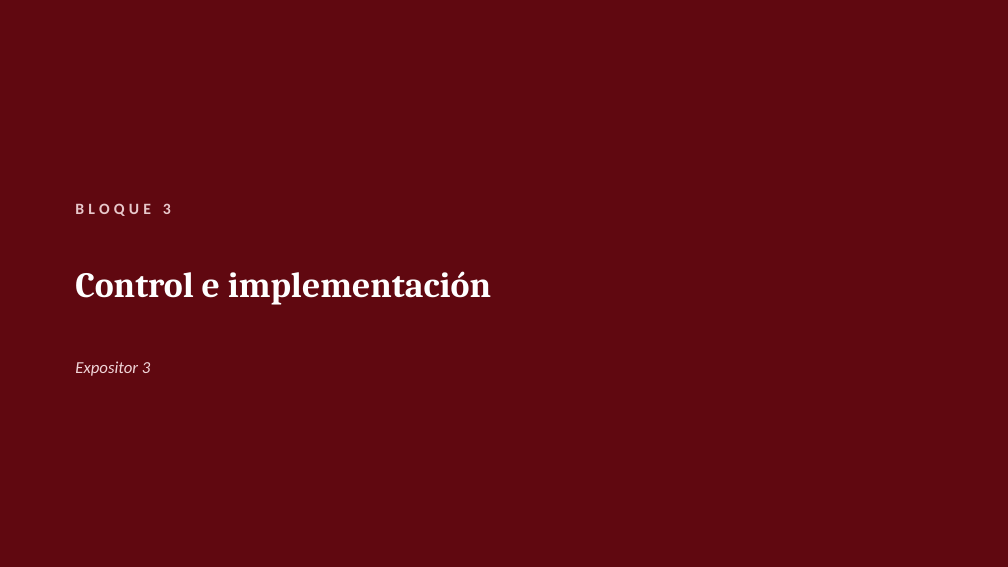
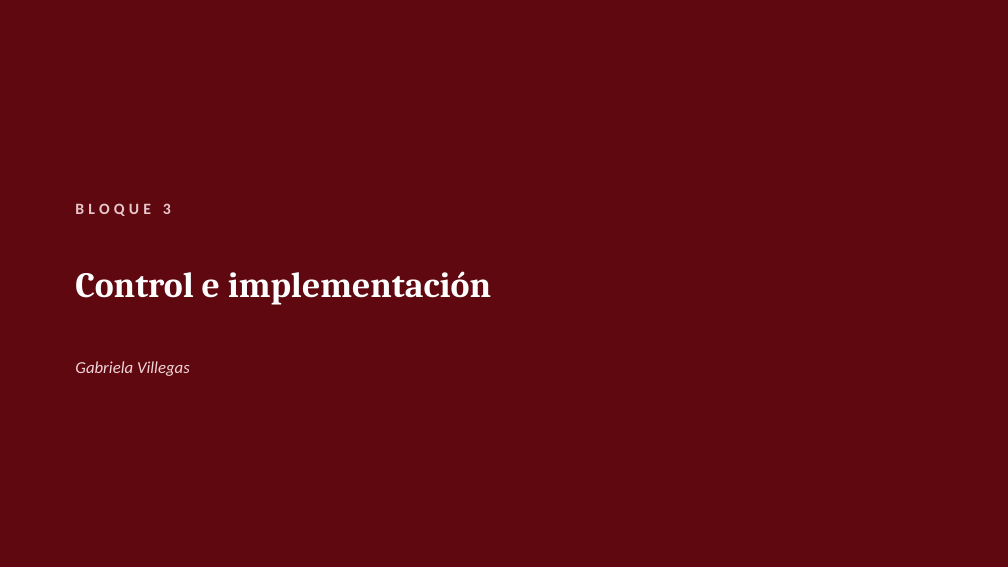
Before and after one commit to webconceptos/Robotica3GDL, a slide deck: slide 12 of 04_presentacion/PPT_Trabajo_Final_Robot_3GDL.pptx. Drawn at 1008x567 pixels with LibreOffice and Linux fonts; fonts in the diff are those of the drawing. Boxes give left, top, right and bottom in pixels: in the first picture for what was removed or moved away, otherwise in the second. Text is boxed around its words. In the diff, an @@ line names an element or a change of style, - is before the commit and + after.

```diff
--- a/04_presentacion/PPT_Trabajo_Final_Robot_3GDL.pptx
+++ b/04_presentacion/PPT_Trabajo_Final_Robot_3GDL.pptx
@@ text at box(75, 361, 190, 376): text changed @@
-Expositor 3
+Gabriela Villegas
```
Also in this commit, not shown: 24 other slides changed, 3 slides added, 1 other file.
